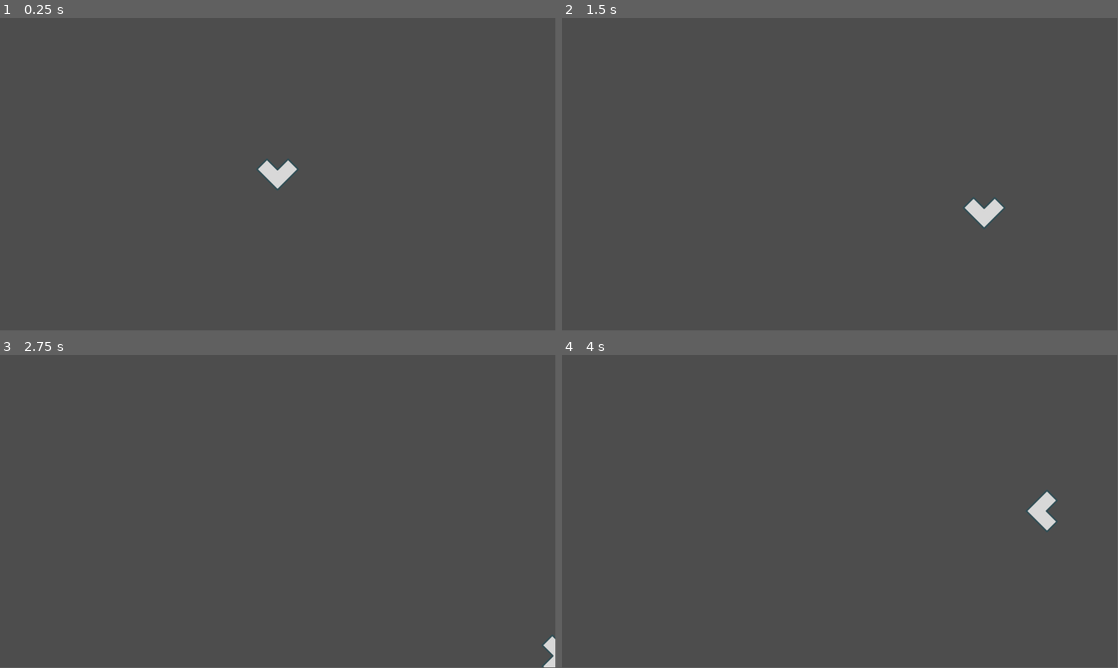
Above: before the commit, frames 1-4 (two rows, left to right).
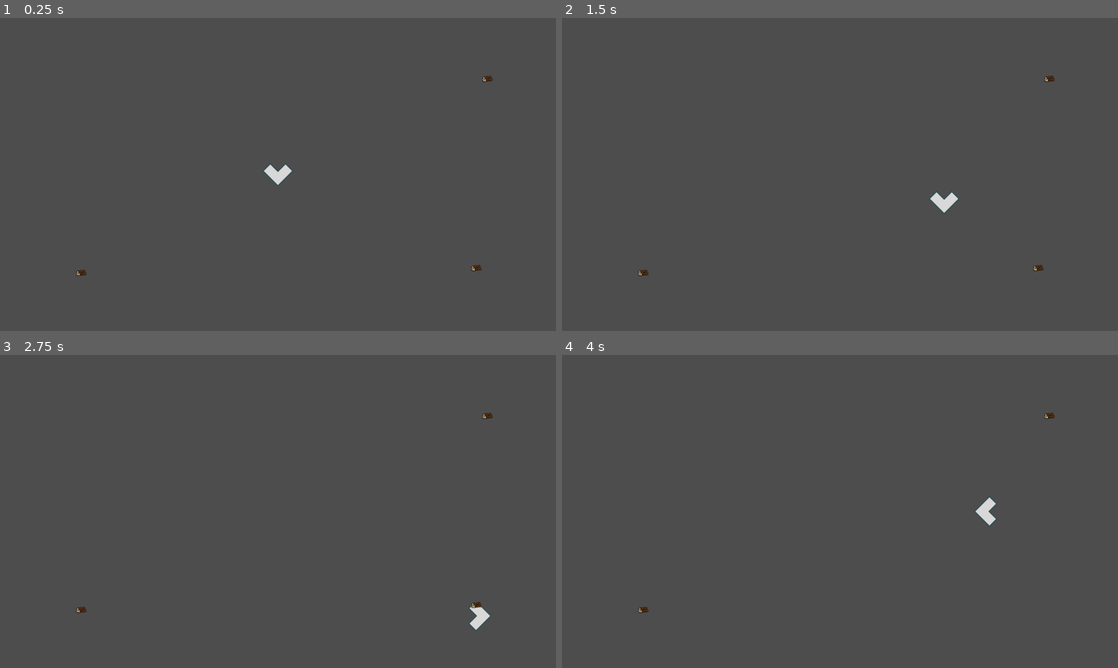
Above: after the commit, the same moments.

Repository: Oleksii-Kshenskyi/godot-prototype-1
Game: Godot game, scene res://player.tscn
The game is run twice, just before and just after one commit, with the same random seed, the same clock (stepped at 60 frames per second) and the same inputs. Before the commit the project starts from res://node_2d.tscn.
Inputs:
- Up to frame 1 (0.25 s): no input
- Up to frame 2 (1.5 s): tap Enter at 0.5 s; hold Right (ui_right) 0.53-1.28 s; tap E (interact, bound only after the commit) at 0.6, 1.35 s; hold Down (ui_down) from 1.28 s (still down)
- Up to frame 3 (2.75 s): release Down (ui_down) at 2.03 s; hold Right (ui_right) from 2.03 s (still down); tap E (interact, bound only after the commit) at 2.1 s
- Up to frame 4 (4 s): release Right (ui_right) at 2.78 s; hold Up (ui_up) 2.78-3.53 s; tap E (interact, bound only after the commit) at 2.85, 3.6 s; hold Left (ui_left) from 3.53 s (still down)
In our replay, the window is 799x449 before the commit and 800x450 after it. These sizes can differ from the game's own. Grey fills any space a smaller window leaves; there, only what the larger window draws over its background counts as a difference.

The runs differ from the first frame. In frame 1, 0.3% of the frame differs, in the area x 13-89%, y 18-83%; in frame 2, 0.7%; in frame 3, 0.4%; in frame 4, 0.6%.

Commit message:
WIP: player collects wood, but collision on wood items does not work.

Diff:
--- /dev/null
+++ b/inventory.gd
@@ -0,0 +1,18 @@
+extends Node
+
+signal changed
+var items := {} # {"id": <count>}
+
+func add_item(id: String, amount: int = 1):
+    items[id] = items.get(id, 0) + amount
+    emit_signal("changed")
+
+func remove_item(id: String, amount: int = 1) -> bool:
+    if items.get(id, 0) >= amount:
+        items[id] -= amount
+        emit_signal("changed")
+        return true
+    return false
+
+func has_item(id: String, amount: int = 1) -> bool:
+    return items.get(id, 0) >= amount
--- /dev/null
+++ b/main_scene.tscn
@@ -0,0 +1,18 @@
+[gd_scene load_steps=3 format=3 uid="uid://fsdr6myail8d"]
+
+[ext_resource type="PackedScene" uid="uid://7ed8cs30kroc" path="res://player.tscn" id="1_2c62f"]
+[ext_resource type="PackedScene" uid="uid://b6iw1147u0537" path="res://wood.tscn" id="2_gyfs4"]
+
+[node name="MainScene" type="Node2D"]
+
+[node name="PlayerScene" parent="." instance=ExtResource("1_2c62f")]
+position = Vector2(353, 153)
+
+[node name="WoodScene" parent="." instance=ExtResource("2_gyfs4")]
+position = Vector2(64, 59)
+
+[node name="WoodScene2" parent="." instance=ExtResource("2_gyfs4")]
+position = Vector2(906, 132)
+
+[node name="WoodScene3" parent="." instance=ExtResource("2_gyfs4")]
+position = Vector2(621, 421)
--- a/node_2d.tscn
+++ /dev/null
@@ -1,10 +0,0 @@
-[gd_scene load_steps=3 format=3 uid="uid://7ed8cs30kroc"]
-
-[ext_resource type="Texture2D" uid="uid://b1ilq2tifguj4" path="res://player.png" id="1_0e48y"]
-[ext_resource type="Script" uid="uid://bg7h07yjr2d4i" path="res://player.gd" id="2_epypp"]
-
-[node name="Node2D" type="Node2D"]
-
-[node name="Player" type="Sprite2D" parent="."]
-texture = ExtResource("1_0e48y")
-script = ExtResource("2_epypp")
--- a/player.gd
+++ b/player.gd
@@ -1,14 +1,20 @@
 extends Sprite2D
 @export var speed = 400.0
+@onready var interact_area = $InteractArea
 
 func _ready() -> void:
-	var screen_size = get_viewport_rect().size
-	position = screen_size * 0.5
+    var screen_size = get_viewport_rect().size
+    position = screen_size * 0.5
 
 func _physics_process(delta):
-	var dir = Vector2.ZERO
-	dir.x = Input.get_axis("ui_left", "ui_right")
-	dir.y = Input.get_axis("ui_up", "ui_down")
-	if dir != Vector2.ZERO:
-		position += dir.normalized() * speed * delta
-		rotation = dir.angle() - PI / 2
+    var dir = Vector2.ZERO
+    dir.x = Input.get_axis("ui_left", "ui_right")
+    dir.y = Input.get_axis("ui_up", "ui_down")
+    if dir != Vector2.ZERO:
+        position += dir.normalized() * speed * delta
+        rotation = dir.angle() - PI / 2
+
+    if Input.is_action_just_pressed("interact"):
+        for area in interact_area.get_overlapping_areas():
+            if area.has_method("collect"):
+                area.collect()
--- /dev/null
+++ b/player.tscn
@@ -0,0 +1,30 @@
+[gd_scene load_steps=5 format=3 uid="uid://7ed8cs30kroc"]
+
+[ext_resource type="Texture2D" uid="uid://b1ilq2tifguj4" path="res://player.png" id="1_onrkg"]
+[ext_resource type="Script" uid="uid://bg7h07yjr2d4i" path="res://player.gd" id="2_i3pqv"]
+[ext_resource type="PackedScene" uid="uid://b6iw1147u0537" path="res://wood.tscn" id="3_i3pqv"]
+
+[sub_resource type="CircleShape2D" id="CircleShape2D_onrkg"]
+radius = 20.0
+
+[node name="PlayerScene" type="Node2D"]
+
+[node name="Player" type="Sprite2D" parent="."]
+texture = ExtResource("1_onrkg")
+script = ExtResource("2_i3pqv")
+
+[node name="InteractArea" type="Area2D" parent="Player"]
+collision_layer = 2
+collision_mask = 4
+
+[node name="CollisionShape2D" type="CollisionShape2D" parent="Player/InteractArea"]
+shape = SubResource("CircleShape2D_onrkg")
+
+[node name="WoodScene" parent="." instance=ExtResource("3_i3pqv")]
+position = Vector2(1371, 719)
+
+[node name="WoodScene2" parent="." instance=ExtResource("3_i3pqv")]
+position = Vector2(1403, 175)
+
+[node name="WoodScene3" parent="." instance=ExtResource("3_i3pqv")]
+position = Vector2(234, 733)
--- a/project.godot
+++ b/project.godot
@@ -14,3 +14,20 @@
 run/main_scene="uid://7ed8cs30kroc"
 config/features=PackedStringArray("4.4", "Forward Plus")
 config/icon="res://icon.svg"
+
+[autoload]
+
+G_inventory="*res://inventory.gd"
+
+[display]
+
+window/size/viewport_width=1600
+window/size/viewport_height=900
+
+[input]
+
+interact={
+"deadzone": 0.2,
+"events": [Object(InputEventKey,"resource_local_to_scene":false,"resource_name":"","device":0,"window_id":0,"alt_pressed":false,"shift_pressed":false,"ctrl_pressed":false,"meta_pressed":false,"pressed":false,"keycode":0,"physical_keycode":69,"key_label":0,"unicode":0,"location":0,"echo":false,"script":null)
+]
+}
--- /dev/null
+++ b/wood.gd
@@ -0,0 +1,6 @@
+extends Area2D
+const ITEM_ID = "wood"
+
+func collect() -> void:
+    G_inventory.add_item(ITEM_ID, 1)
+    queue_free()
--- /dev/null
+++ b/wood.tscn
@@ -0,0 +1,22 @@
+[gd_scene load_steps=6 format=3 uid="uid://b6iw1147u0537"]
+
+[ext_resource type="Script" uid="uid://dr4f0d0o2gn4l" path="res://wood.gd" id="1_gcmtl"]
+[ext_resource type="Texture2D" uid="uid://cbe8qua4naaau" path="res://wood.png" id="2_eyjtj"]
+[ext_resource type="Script" uid="uid://bjvgiiq2ukjw0" path="res://wood_sprite.gd" id="2_l0k7y"]
+[ext_resource type="Script" uid="uid://dm3xeqt55ass2" path="res://wood_collision.gd" id="3_l0k7y"]
+
+[sub_resource type="CircleShape2D" id="CircleShape2D_gcmtl"]
+radius = 98.03
+
+[node name="WoodScene" type="Area2D"]
+collision_layer = 4
+collision_mask = 0
+script = ExtResource("1_gcmtl")
+
+[node name="Sprite2D" type="Sprite2D" parent="."]
+texture = ExtResource("2_eyjtj")
+script = ExtResource("2_l0k7y")
+
+[node name="CollisionShape2D" type="CollisionShape2D" parent="."]
+shape = SubResource("CircleShape2D_gcmtl")
+script = ExtResource("3_l0k7y")
--- /dev/null
+++ b/wood_collision.gd
@@ -0,0 +1,4 @@
+extends CollisionShape2D
+
+func _ready() -> void:
+    self.shape.radius = 12
--- /dev/null
+++ b/wood_sprite.gd
@@ -0,0 +1,7 @@
+extends Sprite2D
+
+@export var target_size = Vector2(32, 32)
+
+func _ready() -> void:
+    var texture_size = texture.get_size()
+    scale = target_size / texture_size
Binary file added: wood.png
